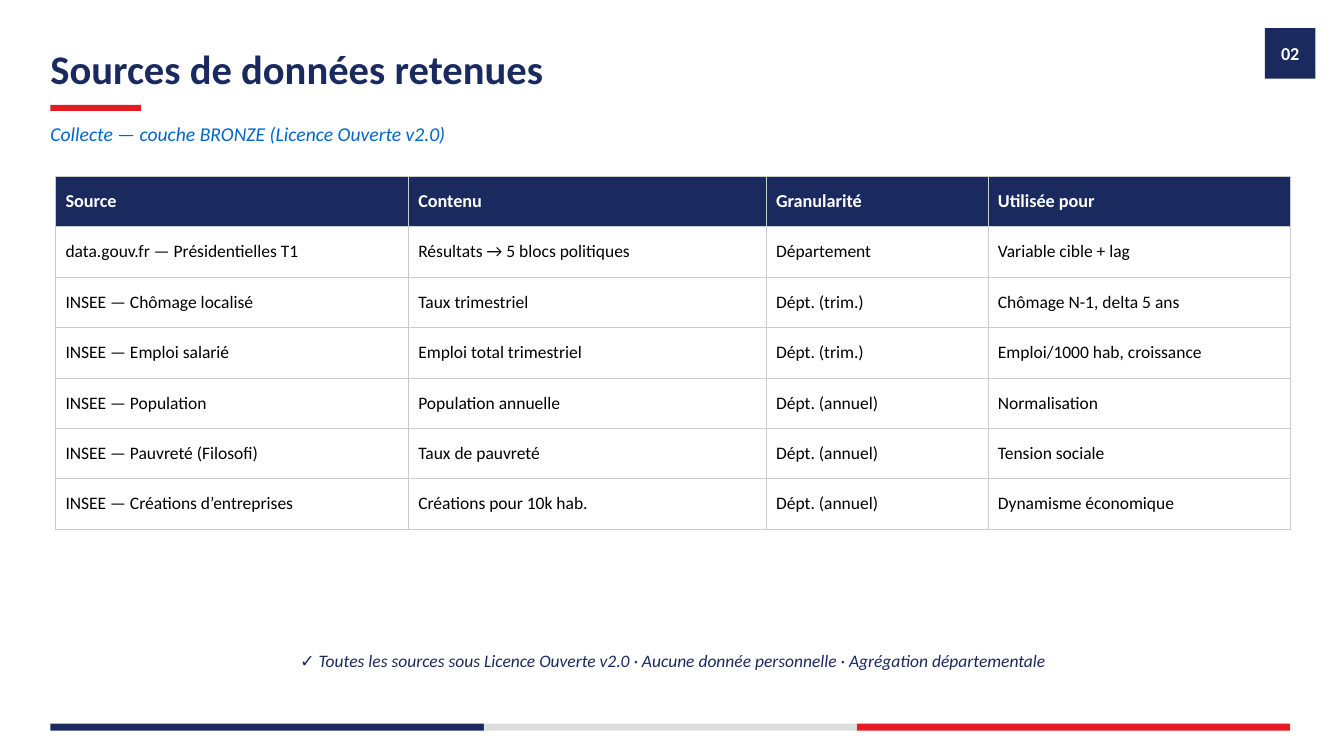
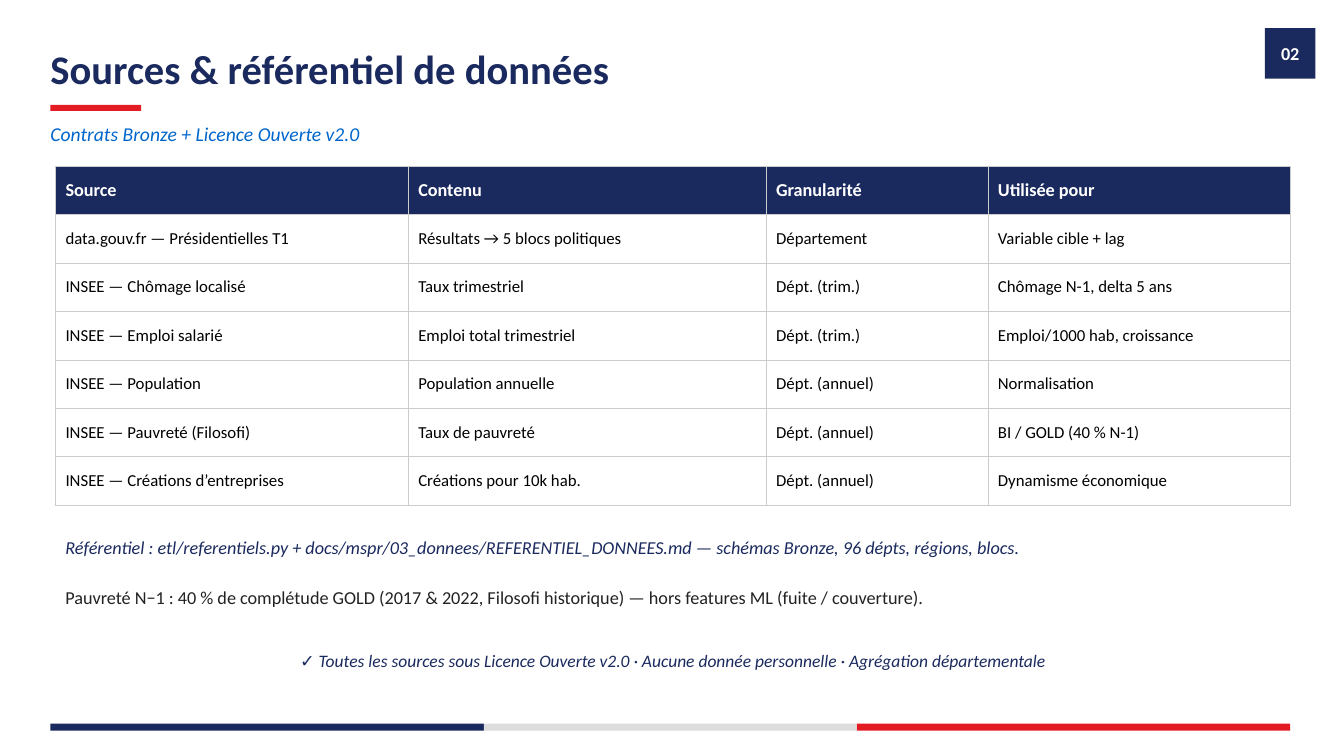
Before and after one commit to guilafont1/mspr-rattrapage, a slide deck: slide 4 of docs/livrables/Support_soutenance_POC_ElectioAnalytics.pptx. Drawn at 1344x756 pixels with LibreOffice and Linux fonts; fonts in the diff are those of the drawing. Boxes give left, top, right and bottom in pixels: in the first picture for what was removed or moved away, otherwise in the second. Text is boxed around its words. In the diff, an @@ line names an element or a change of style, - is before the commit and + after.

Commit message:
Update Makefile and documentation to integrate DQM suite and enhance project structure. Replace 'gx' with 'dqm' for data quality checks, add new targets for report generation and deck creation, and update README and other documentation to reflect these changes. Adjusted accuracy metrics and clarified data sources in various documents.

```diff
--- a/docs/livrables/Support_soutenance_POC_ElectioAnalytics.pptx
+++ b/docs/livrables/Support_soutenance_POC_ElectioAnalytics.pptx
@@ text at <box>50,55,609,85</box>: text changed @@
-Sources de données retenues
+Sources & référentiel de données
@@ text at <box>50,127,360,141</box>: text changed @@
-Collecte — couche BRONZE (Licence Ouverte v2.0)
+Contrats Bronze + Licence Ouverte v2.0
@@ table at <box>55,166,1291,493</box> @@
-row 6, column 4: Tension sociale
+row 6, column 4: BI / GOLD (40 % N-1)
@@ size 12.5 to 12 pt in "data.gouv.fr — Présidentielles T1", "Résultats → 5 blocs politiques", "Département", "Variable cible + lag" and 19 more places @@
@@ table: place and size @@
-table at <box>55,176,1291,516</box>
+table at <box>55,166,1291,493</box>
@@ text added at <box>65,541,1019,557</box>, 13 pt, text #1B2A5E, italic @@
+Référentiel : etl/referentiels.py + docs/mspr/03_donnees/REFERENTIEL_DONNEES.md — schémas Bronze, 96 dépts, régions, blocs.
@@ text added at <box>65,591,923,607</box>, 13 pt, text #222222 @@
+Pauvreté N−1 : 40 % de complétude GOLD (2017 & 2022, Filosofi historique) — hors features ML (fuite / couverture).
```
Also in this commit, not shown: 11 other slides changed, 3 slides added, 26 other files.
